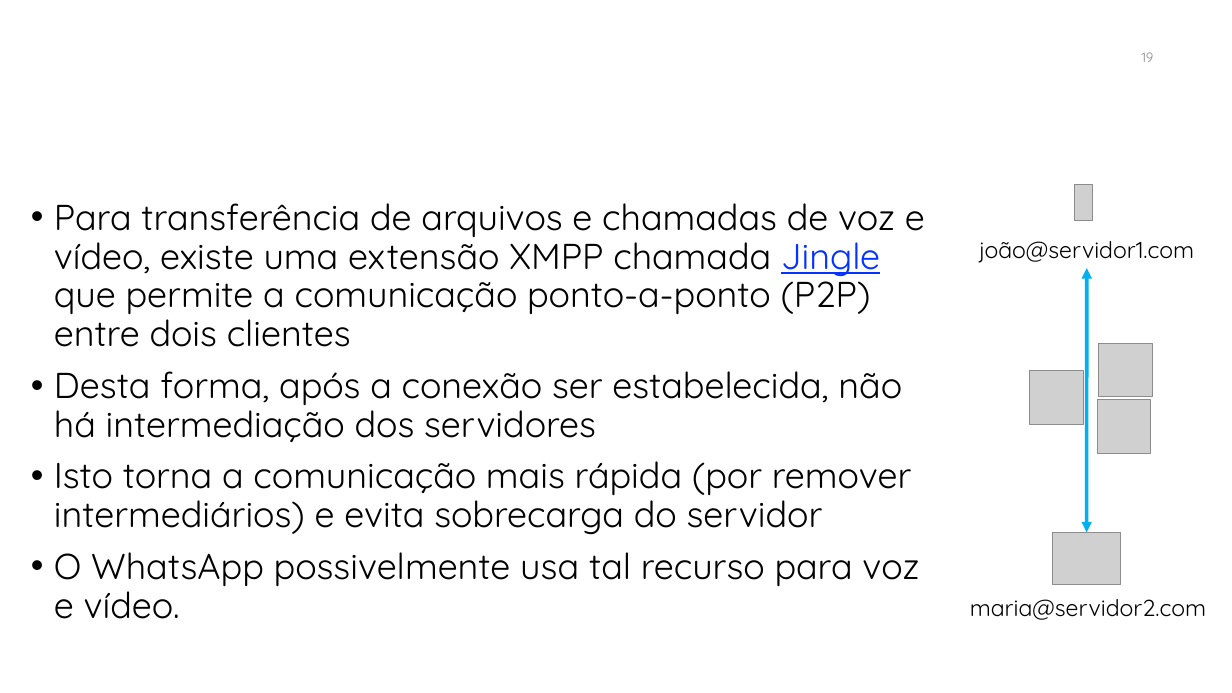
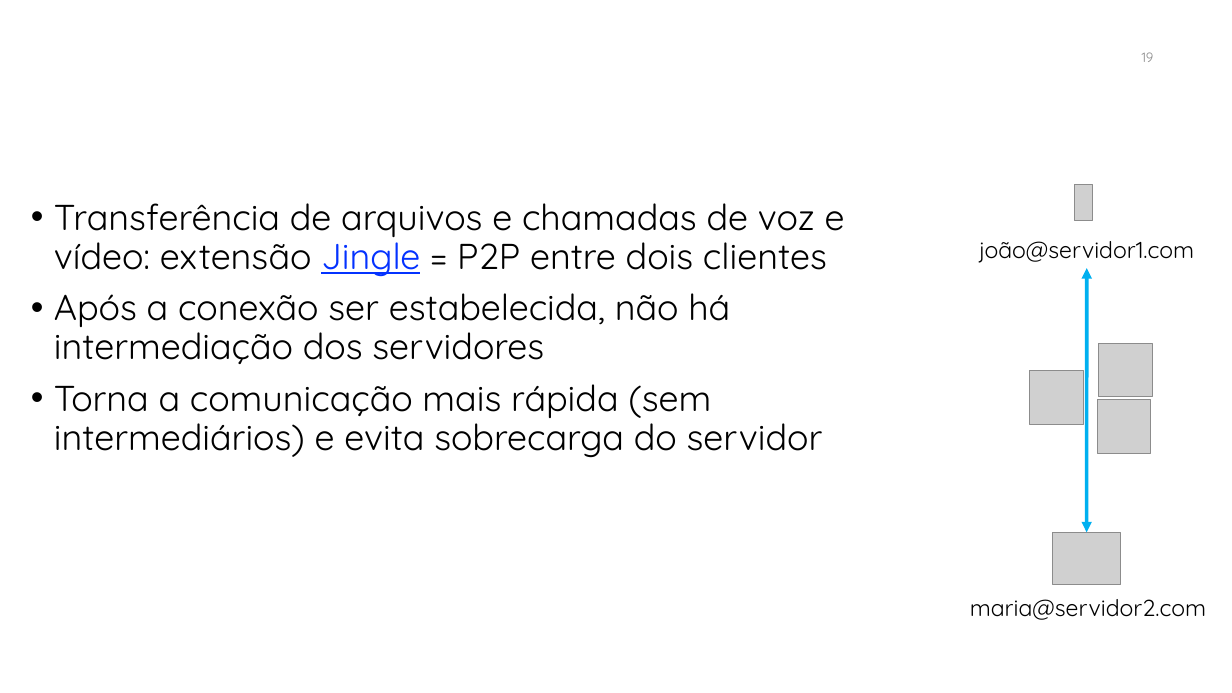
Before and after one commit to manoelcampos/sd-xmpp-chat-client, a slide deck: slide 19 of xmpp.pptx. Drawn at 1232x693 pixels with LibreOffice and Linux fonts; fonts in the diff are those of the drawing; grey boxes stand for pictures; background and template pictures are left out. Boxes give left, top, right and bottom in pixels: in the first picture for what was removed or moved away, otherwise in the second. Text is boxed around its words. In the diff, an @@ line names an element or a change of style, - is before the commit and + after.

Commit message:
Atualiza slides XMPP

```diff
--- a/xmpp.pptx
+++ b/xmpp.pptx
@@ text at <box>54,203,845,458</box>: text changed @@
-• Para transferência de arquivos e chamadas de voz e vídeo, existe uma extensão XMPP chamada Jingle que permite a comunicação ponto-a-ponto (P2P) entre dois clientes
-• Desta forma, após a conexão ser estabelecida, não há intermediação dos servidores
-• Isto torna a comunicação mais rápida (por remover intermediários) e evita sobrecarga do servidor
-• O WhatsApp possivelmente usa tal recurso para voz e vídeo.
+• Transferência de arquivos e chamadas de voz e vídeo: extensão Jingle = P2P entre dois clientes
+• Após a conexão ser estabelecida, não há intermediação dos servidores
+• Torna a comunicação mais rápida (sem intermediários) e evita sobrecarga do servidor
```
Also in this commit, not shown: 18 other slides changed, 1 slide added.
